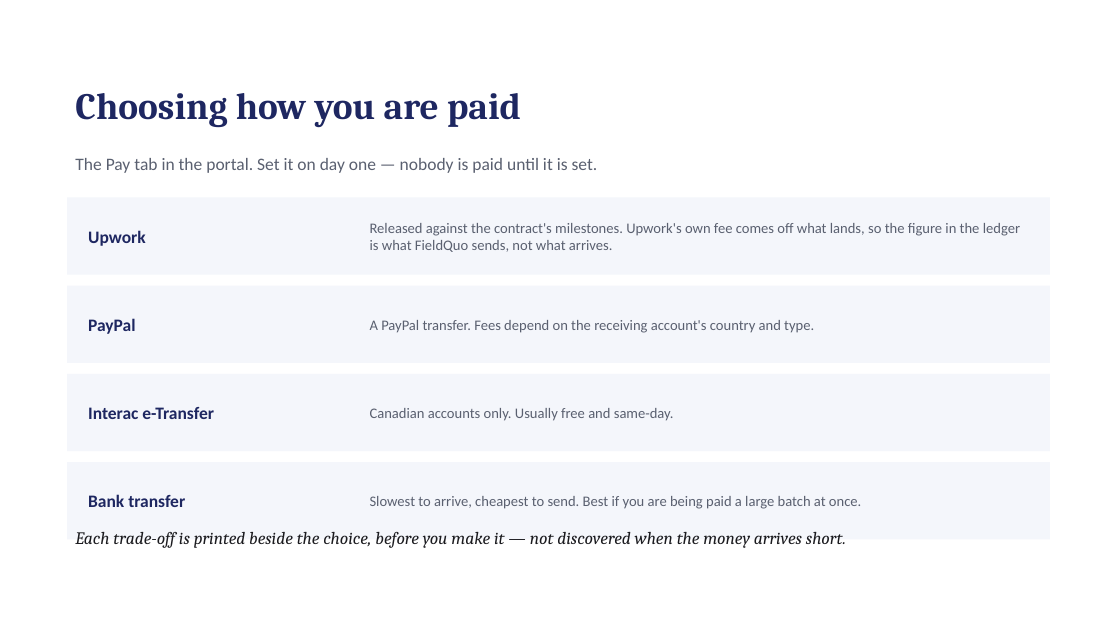
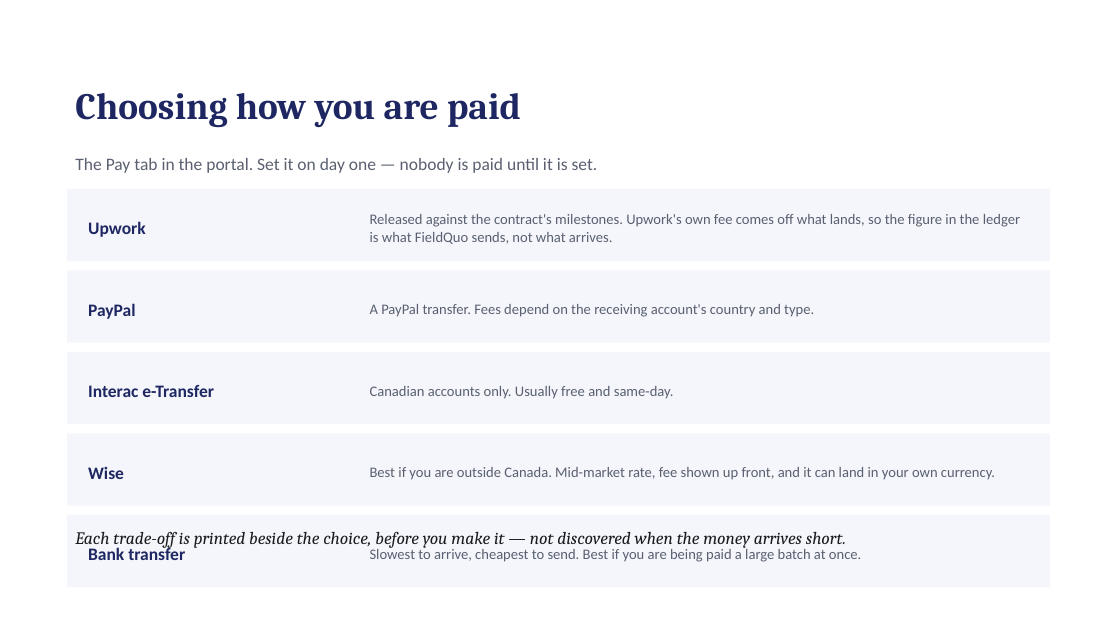
Before and after one commit to meydayapp/fieldquo, a slide deck: slide 6 of docs/sales/decks/How-you-get-paid.pptx. Drawn at 1120x630 pixels with LibreOffice and Linux fonts; fonts in the diff are those of the drawing. Boxes give left, top, right and bottom in pixels: in the first picture for what was removed or moved away, otherwise in the second. Text is boxed around its words. In the diff, an @@ line names an element or a change of style, - is before the commit and + after.

```diff
--- a/docs/sales/decks/How-you-get-paid.pptx
+++ b/docs/sales/decks/How-you-get-paid.pptx
@@ rectangle: place and size @@
-rectangle at <box>67,197,1050,275</box>
+rectangle at <box>67,189,1050,261</box>
@@ text "Upwork": place and size @@
-text "Upwork" at <box>88,230,146,246</box>
+text "Upwork" at <box>88,221,146,237</box>
@@ text "Released against the contract's milestones. ...": place and size @@
-text "Released against the contract's milestones. ..." at <box>370,223,1020,252</box>
+text "Released against the contract's milestones. ..." at <box>370,214,1020,244</box>
@@ rectangle: place and size @@
-rectangle at <box>67,286,1050,363</box>
+rectangle at <box>67,271,1050,343</box>
@@ text "PayPal": place and size @@
-text "PayPal" at <box>88,318,135,334</box>
+text "PayPal" at <box>88,303,135,319</box>
@@ text "A PayPal transfer. Fees depend ...": place and size @@
-text "A PayPal transfer. Fees depend ..." at <box>370,320,814,333</box>
+text "A PayPal transfer. Fees depend ..." at <box>370,304,814,317</box>
@@ rectangle: place and size @@
-rectangle at <box>67,374,1050,451</box>
+rectangle at <box>67,352,1050,424</box>
@@ text "Interac e-Transfer": place and size @@
-text "Interac e-Transfer" at <box>88,407,214,419</box>
+text "Interac e-Transfer" at <box>88,385,214,397</box>
@@ text "Canadian accounts only. Usually free ...": place and size @@
-text "Canadian accounts only. Usually free ..." at <box>370,408,674,421</box>
+text "Canadian accounts only. Usually free ..." at <box>370,386,674,399</box>
@@ rectangle: place and size @@
-rectangle at <box>67,462,1050,539</box>
+rectangle at <box>67,434,1050,506</box>
@@ text added at <box>88,467,124,479</box>, 15 pt, text #1E2761, bold @@
+Wise
@@ text added at <box>370,467,995,480</box>, 12.5 pt, text #5A6070 @@
+Best if you are outside Canada. Mid-market rate, fee shown up front, and it can land in your own currency.
@@ rectangle added at <box>67,515,1050,587</box>, fill #F4F6FB @@
@@ text "Bank transfer": place and size @@
-text "Bank transfer" at <box>88,494,185,507</box>
+text "Bank transfer" at <box>88,546,185,560</box>
@@ text "Slowest to arrive, cheapest to ...": place and size @@
-text "Slowest to arrive, cheapest to ..." at <box>370,496,861,509</box>
+text "Slowest to arrive, cheapest to ..." at <box>370,546,861,562</box>
```
Also in this commit, not shown: 2 other files.
